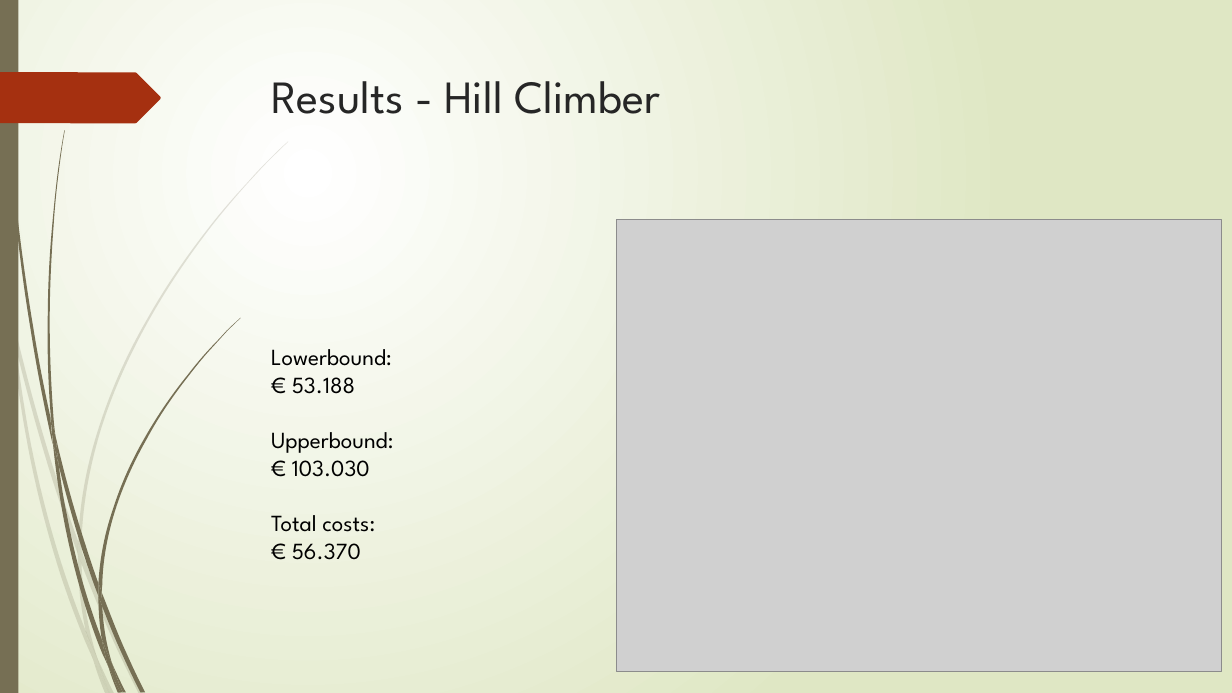
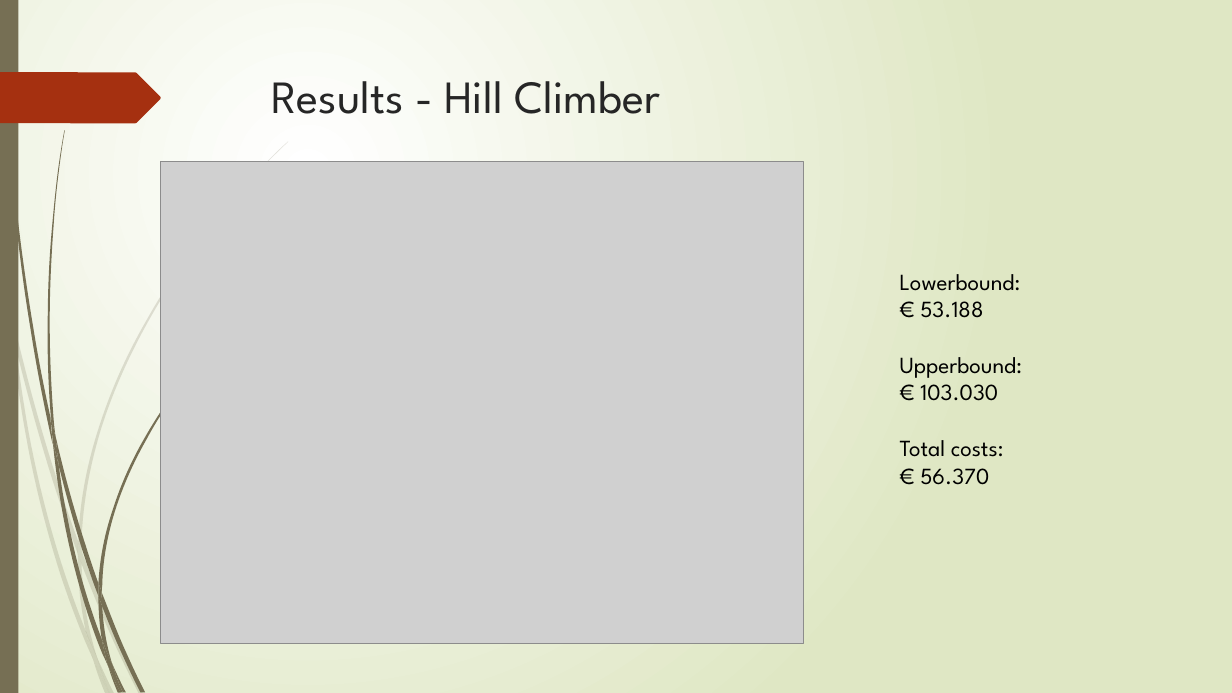
Before and after one commit to broekm006/SmartGrid, a slide deck: slide 13 of Final_V2.pptx (slide 12 before the commit). Drawn at 1232x693 pixels with LibreOffice and Linux fonts; fonts in the diff are those of the drawing; grey boxes stand for pictures. Boxes give left, top, right and bottom in pixels: in the first picture for what was removed or moved away, otherwise in the second. Text is boxed around its words. In the diff, an @@ line names an element or a change of style, - is before the commit and + after.

```diff
--- a/Final_V2.pptx
+++ b/Final_V2.pptx
@@ picture: place and size @@
-picture at (616,219,1222,672)
+picture at (160,162,803,643)
@@ text "Lowerbound:": place and size @@
-text "Lowerbound:" at (271,349,394,560)
+text "Lowerbound:" at (900,274,1023,485)
```
Also in this commit, not shown: 4 other slides changed, 1 slide added, 1 other file.
